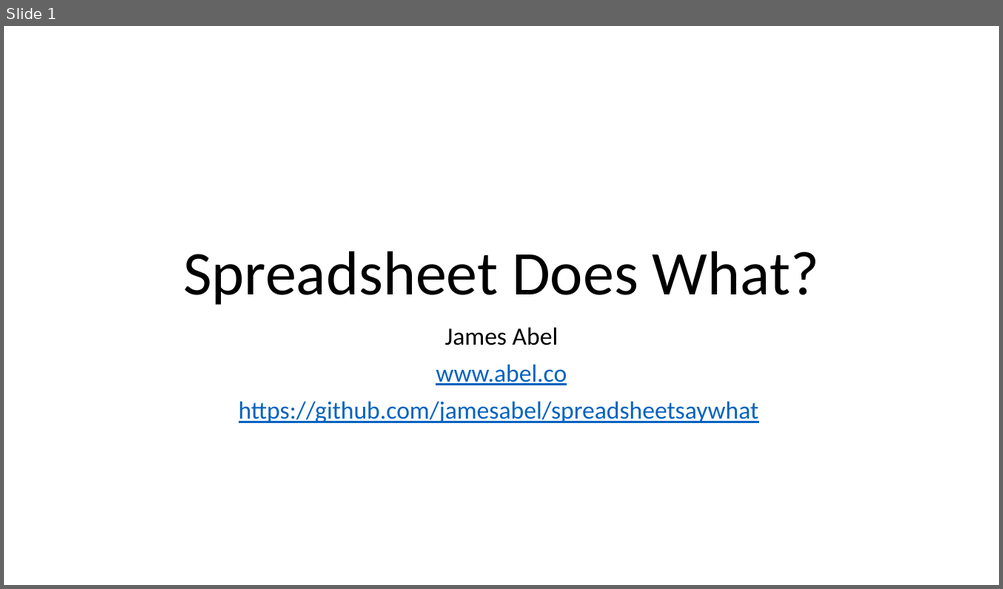
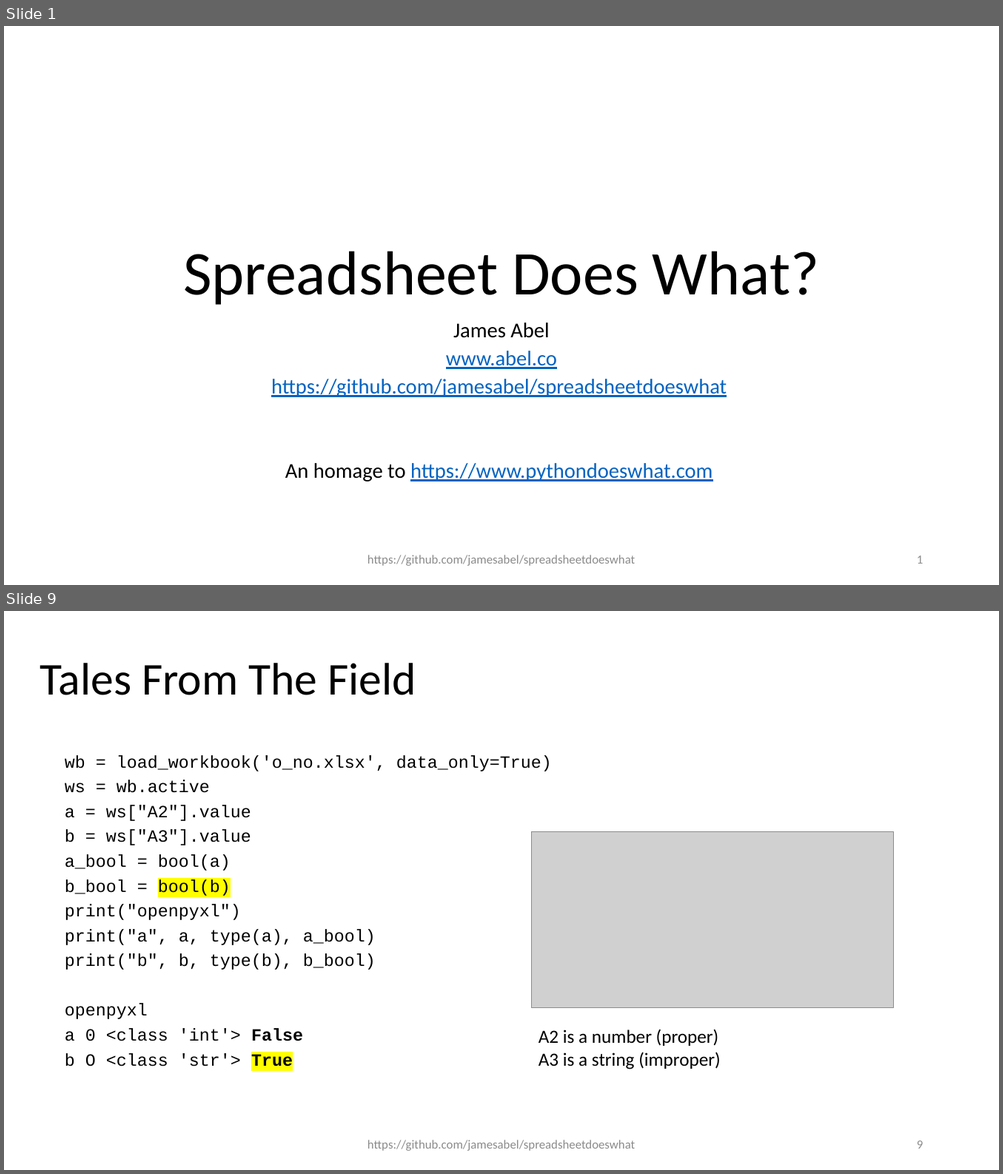
Before and after one commit to jamesabel/spreadsheetdoeswhat, a slide deck: SF Python SpreadsheetDoesWhat.pptx. Shown one above the other, each under a label of ours: slide 1 before the commit, slides 1 and 9 after it; the slides between them are not shown. The pictures are 1003x589 and 1003x1174 pixels, drawn with LibreOffice and Linux fonts; fonts in the diff are those of the drawing; grey boxes stand for pictures. Boxes give left, top, right and bottom in pixels: in the first picture for what was removed or moved away, otherwise in the second. Text is boxed around its words. In the diff, an @@ line names an element or a change of style, - is before the commit and + after.

```diff
--- a/SF Python SpreadsheetDoesWhat.pptx
+++ b/SF Python SpreadsheetDoesWhat.pptx
@@ slide 9 added at [4,611,999,1170], background #FFFFFF @@
@@ title added at [40,663,415,695], 44 pt, text #000000 @@
+Tales From The Field
@@ text added at [65,755,552,1067], 16.6 pt, text #000000 @@
+wb = load_workbook('o_no.xlsx', data_only=True)
+ws = wb.active
+a = ws["A2"].value
+b = ws["A3"].value
+a_bool = bool(a)
+b_bool = bool(b)
+print("openpyxl")
+print("a", a, type(a), a_bool)
+print("b", b, type(b), b_bool)
+openpyxl
+a 0 <class 'int'> False
+b O <class 'str'> True
@@ picture added at [531,832,893,1008] @@
@@ text added at [538,1029,720,1070], 18 pt, text #000000 @@
+A2 is a number (proper)
+A3 is a string (improper)
@@ text added at [367,1140,634,1151], 12 pt, text #8C8C8C @@
+https://github.com/jamesabel/spreadsheetdoeswhat
@@ page number added at [916,1141,922,1149], 12 pt, text #8C8C8C @@
+9
@@ slide 1 changed as well @@
@@ subtitle at [446,323,557,369]: size 24 to 20.4 pt in "James Abel", "www.abel.co"; line spacing 0.9 to 0.7 @@
@@ subtitle at [271,379,726,482]: text changed; size 24 to 20.4 pt @@
-https://github.com/jamesabel/spreadsheetsaywhat
+https://github.com/jamesabel/spreadsheetdoeswhat
+An homage to https://www.pythondoeswhat.com
@@ text added at [367,555,634,566], 12 pt, text #8C8C8C @@
+https://github.com/jamesabel/spreadsheetdoeswhat
@@ page number added at [916,556,922,564], 12 pt, text #8C8C8C @@
+1
```
Also in this commit, not shown: 10 other slides added, 5 other files.
